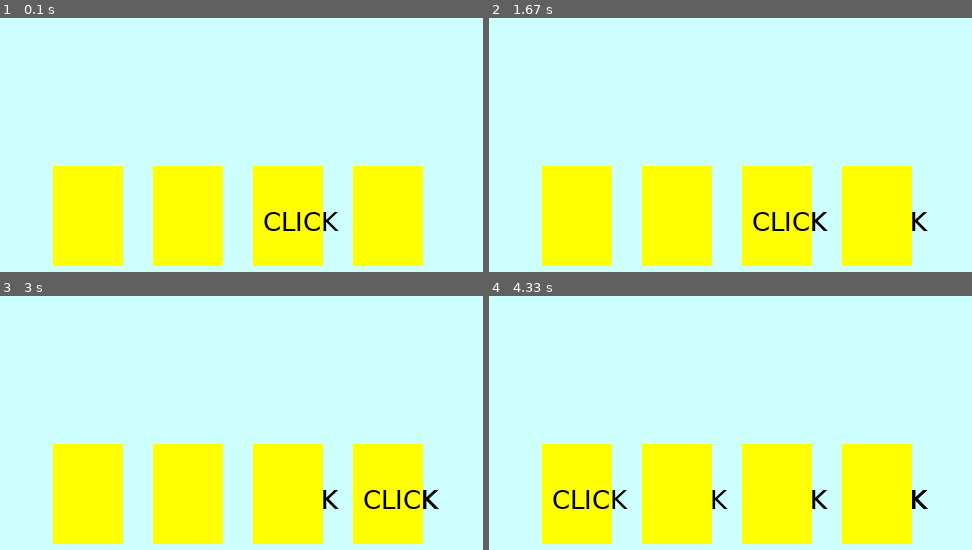
Above: before the commit, frames 1-4 (two rows, left to right).
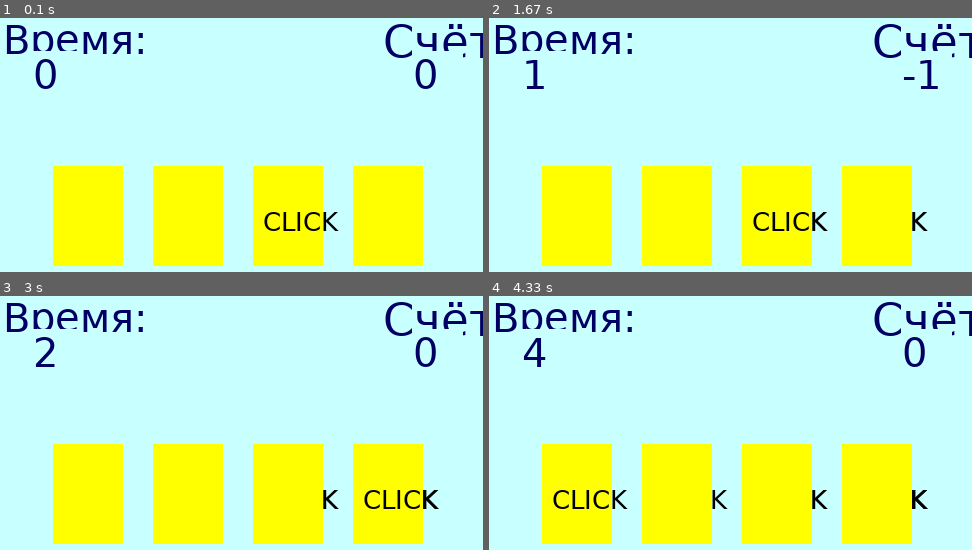
Above: after the commit, the same moments.

Repository: DimsDmitry/Group15-15
Game: pygame game, started from m6_pygame/fast_clicker.py
The game is run twice, just before and just after one commit, with the same random seed, the same clock (stepped at 60 frames per second) and the same inputs.
Inputs (mouse positions are in pixels of both pictures, inside the frame that each line leads up to):
- Up to frame 1 (0.1 s): no input
- Up to frame 2 (1.67 s): click (885, 231) at 0.38 s
- Up to frame 3 (3 s): click (289, 494) at 1.72 s
- Up to frame 4 (4.33 s): no input

The runs differ from the first frame. In frame 1, 2.4% of the frame differs, in the area x 1-100%, y 2-28%; in frame 2, 2.2%; in frame 3, 2.3%; in frame 4, 2.3%.

Commit message:
10.12.2023

Diff:
--- /dev/null
+++ b/m6_pygame/arcanoid.py
@@ -0,0 +1,83 @@
+import pygame
+pygame.init()
+
+# координаты платформы
+racket_x = 200
+racket_y = 330
+
+back = (200, 255, 255)
+mw = pygame.display.set_mode((500, 500))
+mw.fill(back)
+clock = pygame.time.Clock()
+
+# класс из предыдущего проекта для создания спрайтов
+class Area():
+    def __init__(self, x=0, y=0, width=10, height=10, color=None):
+        self.rect = pygame.Rect(x, y, width, height)  # прямоугольник
+        self.fill_color = back
+
+    def color(self, new_color):
+        self.fill_color = new_color
+
+    def fill(self):
+        pygame.draw.rect(mw, self.fill_color, self.rect)
+
+    def collidepoint(self, x, y):
+        return self.rect.collidepoint(x, y)
+
+    def colliderect(self, x, y):
+        return self.rect.colliderect(rect)
+
+
+
+# класс для объектов-картинок
+class Picture(Area):
+    def __init__(self, filename, x=0, y=0, width=10, height=10):
+        Area.__init__(self, x=x, y=y, width=width, height=height, color=None)
+        # загружаем картинку в переменную
+        self.image = pygame.image.load(filename)
+
+    def draw(self):
+        # отрисовываем картинку
+        mw.blit(self.image, (self.rect.x, self.rect.y))
+
+
+# создание мяча и платформы
+ball = Picture('ball.png', 160, 200, 50, 50)
+platform = Picture('platform.png', racket_x, racket_y, 100, 30)
+
+# создание врагов
+start_x = 5
+start_y = 5 # координаты создания 1го монстра
+count = 9 # кол-во монстров в 1м ряду
+monsters = [] # список для хранения монстров
+
+for j in range(3):
+    y = start_y + (55 * j) # по y смещаем на 55 с каждым столбцом
+    x = start_x + (27.5 * j) # и 27.5 x
+    for i in range(count): # цикл по строкам создаёт count монстров
+        d = Picture('enemy.png', x, y, 50, 50)
+        monsters.append(d) # создаём монстра и добавляем в список
+        x += 55
+    count -= 1
+
+# флаг окончания игры
+game_over = False
+
+# игровой цикл
+while not game_over:
+    ball.fill()
+    platform.fill()
+
+    for event in pygame.event.get():
+        if event.type == pygame.QUIT:
+            game_over = True
+
+    # отрисовываем всех монстров из списка
+    for m in monsters:
+        m.draw()
+
+    platform.draw()
+    ball.draw()
+    pygame.display.update()
+    clock.tick(40)
--- a/m6_pygame/fast_clicker.py
+++ b/m6_pygame/fast_clicker.py
@@ -1,21 +1,18 @@
 import pygame
-from random import randint
+import time
 
 pygame.init()
-
-# создаём окно программы
-back = (205, 255, 255)
-mw = pygame.display.set_mode((500, 500))
+'''создаём окно программы'''
+back = (200, 255, 255)  # цвет фона (background)
+mw = pygame.display.set_mode((500, 500))  # окно программы (main window)
 mw.fill(back)
-
 clock = pygame.time.Clock()
+'''класс прямоугольник'''
 
 
-# класс прямоугольник
-class Area:
-    def __init__(self, x, y, width, height, color):
-        # создаём прямоугольник
-        self.rect = pygame.Rect(x, y, width, height)
+class Area():
+    def __init__(self, x=0, y=0, width=10, height=10, color=None):
+        self.rect = pygame.Rect(x, y, width, height)  # прямоугольник
         self.fill_color = color
 
     def color(self, new_color):
@@ -24,17 +21,18 @@
     def fill(self):
         pygame.draw.rect(mw, self.fill_color, self.rect)
 
-    def outline(self, frame_color, thickness):
-        # обводка прямоугольника
+    def outline(self, frame_color, thickness):  # обводка существующего прямоугольника
         pygame.draw.rect(mw, frame_color, self.rect, thickness)
 
     def collidepoint(self, x, y):
         return self.rect.collidepoint(x, y)
 
 
+'''класс надпись'''
+
+
 class Label(Area):
     def set_text(self, text, fsize=12, text_color=(0, 0, 0)):
-        # установить текст
         self.image = pygame.font.SysFont('verdana', fsize).render(text, True, text_color)
 
     def draw(self, shift_x=0, shift_y=0):
@@ -47,23 +45,46 @@
 YELLOW = (255, 255, 0)
 DARK_BLUE = (0, 0, 100)
 BLUE = (80, 80, 255)
-
+LIGHT_GREEN = (200, 255, 200)
+LIGHT_RED = (250, 128, 114)
 cards = []
 num_cards = 4
 x = 70
+
+start_time = time.time()
+cur_time = start_time
+
+''' Интерфейс игры'''
+
+time_text = Label(0, 0, 50, 50, back)
+time_text.set_text('Время:', 40, DARK_BLUE)
+time_text.draw(20, 20)
+
+timer = Label(50, 55, 50, 40, back)
+timer.set_text('0', 40, DARK_BLUE)
+timer.draw(0, 0)
+
+score_text = Label(380, 0, 50, 50, back)
+score_text.set_text('Счёт:', 45, DARK_BLUE)
+score_text.draw(20, 20)
+
+score = Label(430, 55, 50, 40, back)
+score.set_text('0', 40, DARK_BLUE)
+score.draw(0, 0)
 
 for i in range(num_cards):
     new_card = Label(x, 170, 70, 100, YELLOW)
     new_card.outline(BLUE, 10)
     new_card.set_text('CLICK', 26)
     cards.append(new_card)
-    x += 100
-
+    x = x + 100
 wait = 0
+points = 0
+from random import randint
 
 while True:
+    '''Отрисовка карточек и отображение кликов'''
     if wait == 0:
-        # переносим надпись:
         wait = 20  # столько тиков надпись будет на одном месте
         click = randint(1, num_cards)
         for i in range(num_cards):
@@ -74,20 +95,48 @@
                 cards[i].fill()
     else:
         wait -= 1
-
-    # на каждом тике проверяем клик:
+    '''Обработка кликов по карточкам'''
     for event in pygame.event.get():
         if event.type == pygame.MOUSEBUTTONDOWN and event.button == 1:
             x, y = event.pos
             for i in range(num_cards):
                 # ищем, в какую карту попал клик
                 if cards[i].collidepoint(x, y):
-                    # если клик попал в нужную карту - окрашиваем в зелёный, если нет - красный
-                    if i + 1 == click:
+                    if i + 1 == click:  # если на карте есть надпись перекрашиваем в зелёный, плюс очко
                         cards[i].color(GREEN)
-                    else:
+                        points += 1
+                    else:  # иначе перекрашиваем в красный, минус очко
                         cards[i].color(RED)
+                        points -= 1
                     cards[i].fill()
+                    score.set_text(str(points), 40, DARK_BLUE)
+                    score.draw(0, 0)
+    '''Выигрыш и проигрыш'''
+    new_time = time.time()
+
+    if new_time - start_time >= 11:
+        win = Label(0, 0, 500, 500, LIGHT_RED)
+        win.set_text("Время вышло!!!", 60, DARK_BLUE)
+        win.draw(110, 180)
+        break
+
+    if int(new_time) - int(cur_time) == 1:  # проверяем, есть ли разница в 1 секунду между старым и новым временем
+        timer.set_text(str(int(new_time - start_time)), 40, DARK_BLUE)
+        timer.draw(0, 0)
+        cur_time = new_time
+
+    if points >= 5:
+        win = Label(0, 0, 500, 500, LIGHT_GREEN)
+        win.set_text("Ты победил!!!", 60, DARK_BLUE)
+        win.draw(140, 180)
+        resul_time = Label(90, 230, 250, 250, LIGHT_GREEN)
+        resul_time.set_text("Время прохождения: " + str(int(new_time - start_time)) + " сек", 40, DARK_BLUE)
+
+        resul_time.draw(0, 0)
+
+        break
 
     pygame.display.update()
     clock.tick(40)
+
+pygame.display.update()
